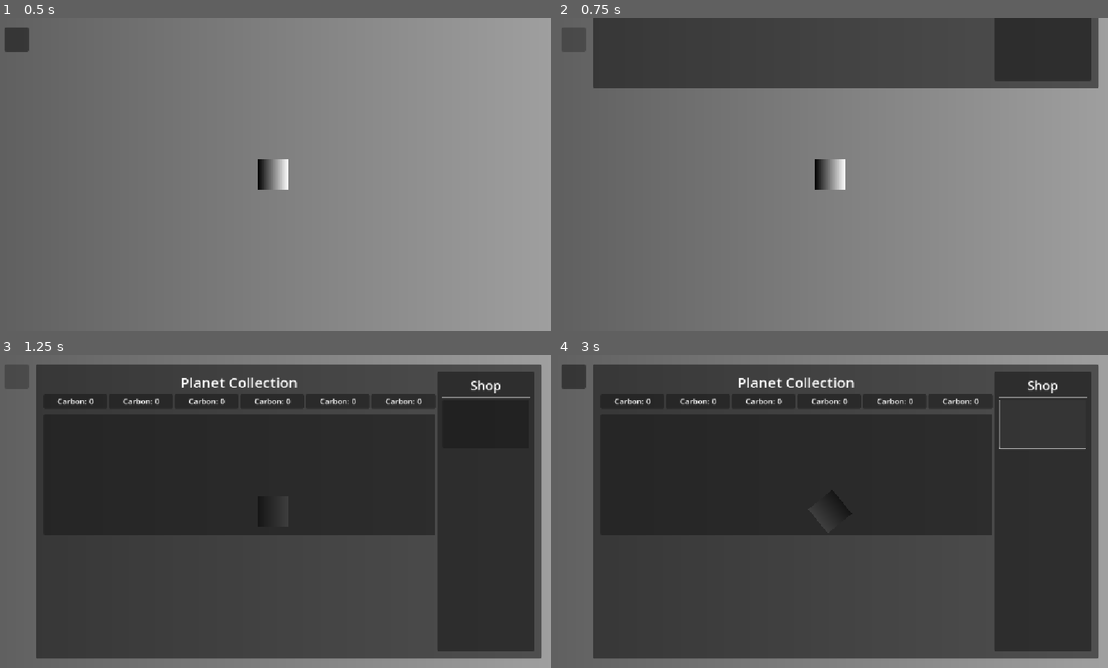
Above: before the commit, frames 1-4 (two rows, left to right).
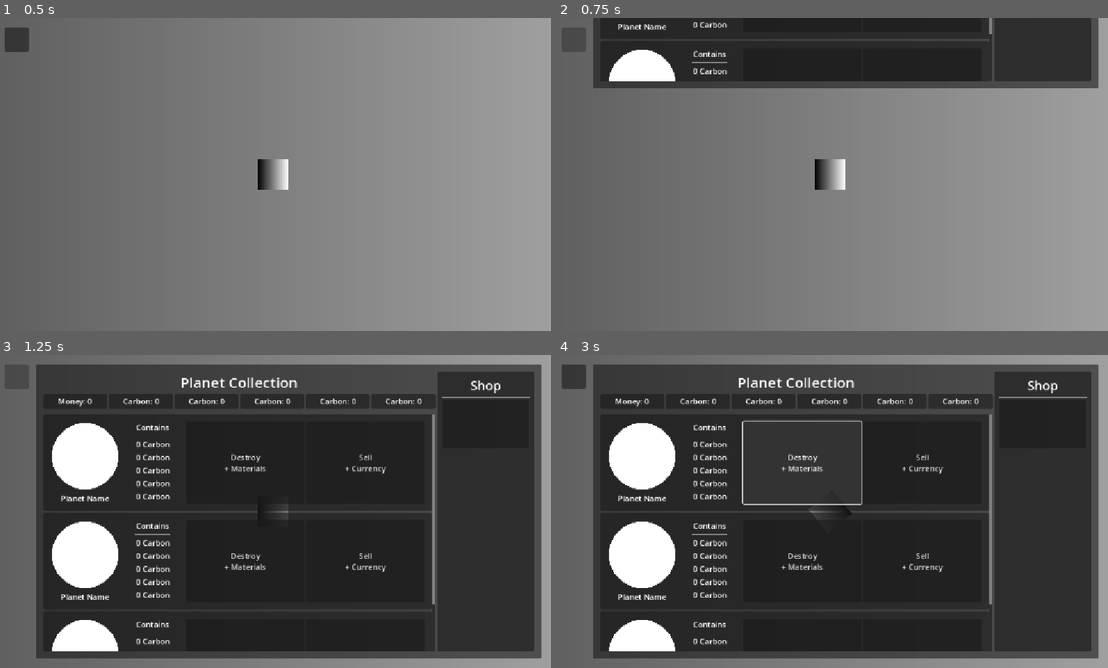
Above: after the commit, the same moments.

Repository: appellatebaton0/siege-7
Game: Godot game, scene res://scenes/main.tscn
Same seed, same stepped clock (60 frames per second), same inputs: the game is played once before the commit and once after it.
Inputs (mouse positions are in pixels of both pictures, inside the frame that each line leads up to; where the layout moved, square brackets give the same spot in the first picture):
- Up to frame 1 (0.5 s): no input
- Up to frame 2 (0.75 s): click (573, 39) at 0.5 s
- Up to frame 3 (1.25 s): no input
- Up to frame 4 (3 s): tap Enter at 1.25 s; hold Right (Right) 1.28-2 s; tap Space (Boost) at 1.35 s; click (1041, 423) at 2.02 s; click (804, 461) [1041, 423] at 2.75 s

Frame 1 is identical in both runs. In frame 2, 9.4% of the frame differs, in the area x 9-79%, y 0-21%; in frame 3, 22%; in frame 4, 23%, in the area x 9-96%, y 13-95%.

Commit message:
v0.6 - Planet Data
Added a resource to store the worth and elemental contents of a planet.

Diff:
--- a/scenes/main.tscn
+++ b/scenes/main.tscn
@@ -1,9 +1,10 @@
-[gd_scene load_steps=17 format=3 uid="uid://cxeqhh6h3y3x4"]
+[gd_scene load_steps=18 format=3 uid="uid://cxeqhh6h3y3x4"]
 
 [ext_resource type="Script" uid="uid://dt4w43fklbmmx" path="res://scripts/player.gd" id="1_o5qli"]
 [ext_resource type="Script" uid="uid://cls3yti8p1cky" path="res://scripts/camera.gd" id="2_0wfyh"]
 [ext_resource type="Script" uid="uid://cbcfhipgni0wp" path="res://scripts/planet.gd" id="2_sugp2"]
 [ext_resource type="Script" uid="uid://b3fnuhhpqy63i" path="res://scripts/menu_button.gd" id="4_jyhfs"]
+[ext_resource type="PackedScene" uid="uid://bpc6htgewgatx" path="res://scenes/planet_entry.tscn" id="5_tbgi4"]
 
 [sub_resource type="Gradient" id="Gradient_sugp2"]
 
@@ -264,15 +265,6 @@
 layout_mode = 2
 size_flags_vertical = 0
 
-[node name="PanelContainer" type="PanelContainer" parent="CanvasLayer/UI/HUD/HBoxContainer/Control/Panel/MarginContainer/HBoxContainer/Planets/ElementContainer"]
-layout_mode = 2
-size_flags_horizontal = 3
-
-[node name="Label" type="Label" parent="CanvasLayer/UI/HUD/HBoxContainer/Control/Panel/MarginContainer/HBoxContainer/Planets/ElementContainer/PanelContainer"]
-layout_mode = 2
-size_flags_horizontal = 4
-text = "Carbon: 0"
-
 [node name="PanelContainer2" type="PanelContainer" parent="CanvasLayer/UI/HUD/HBoxContainer/Control/Panel/MarginContainer/HBoxContainer/Planets/ElementContainer"]
 layout_mode = 2
 size_flags_horizontal = 3
@@ -280,6 +272,15 @@
 [node name="Label" type="Label" parent="CanvasLayer/UI/HUD/HBoxContainer/Control/Panel/MarginContainer/HBoxContainer/Planets/ElementContainer/PanelContainer2"]
 layout_mode = 2
 size_flags_horizontal = 4
+text = "Money: 0"
+
+[node name="PanelContainer7" type="PanelContainer" parent="CanvasLayer/UI/HUD/HBoxContainer/Control/Panel/MarginContainer/HBoxContainer/Planets/ElementContainer"]
+layout_mode = 2
+size_flags_horizontal = 3
+
+[node name="Label" type="Label" parent="CanvasLayer/UI/HUD/HBoxContainer/Control/Panel/MarginContainer/HBoxContainer/Planets/ElementContainer/PanelContainer7"]
+layout_mode = 2
+size_flags_horizontal = 4
 text = "Carbon: 0"
 
 [node name="PanelContainer3" type="PanelContainer" parent="CanvasLayer/UI/HUD/HBoxContainer/Control/Panel/MarginContainer/HBoxContainer/Planets/ElementContainer"]
@@ -330,10 +331,18 @@
 size_flags_horizontal = 3
 size_flags_vertical = 3
 
-[node name="Panel" type="PanelContainer" parent="CanvasLayer/UI/HUD/HBoxContainer/Control/Panel/MarginContainer/HBoxContainer/Planets/ScrollContainer/PlanetContainer"]
-custom_minimum_size = Vector2(0, 250)
-layout_mode = 2
-size_flags_vertical = 2
+[node name="Panel" parent="CanvasLayer/UI/HUD/HBoxContainer/Control/Panel/MarginContainer/HBoxContainer/Planets/ScrollContainer/PlanetContainer" instance=ExtResource("5_tbgi4")]
+layout_mode = 2
+
+[node name="Panel3" parent="CanvasLayer/UI/HUD/HBoxContainer/Control/Panel/MarginContainer/HBoxContainer/Planets/ScrollContainer/PlanetContainer" instance=ExtResource("5_tbgi4")]
+layout_mode = 2
+
+[node name="Panel2" parent="CanvasLayer/UI/HUD/HBoxContainer/Control/Panel/MarginContainer/HBoxContainer/Planets/ScrollContainer/PlanetContainer" instance=ExtResource("5_tbgi4")]
+layout_mode = 2
+
+[node name="Control" type="Control" parent="CanvasLayer/UI/HUD/HBoxContainer/Control/Panel/MarginContainer/HBoxContainer/Planets/ScrollContainer/PlanetContainer"]
+layout_mode = 2
+size_flags_vertical = 3
 
 [node name="Shop" type="PanelContainer" parent="CanvasLayer/UI/HUD/HBoxContainer/Control/Panel/MarginContainer/HBoxContainer"]
 custom_minimum_size = Vector2(200, 0)
--- a/scenes/planet_entry.tscn
+++ b/scenes/planet_entry.tscn
@@ -11,7 +11,7 @@
 fill_to = Vector2(-0.25, -0.14)
 
 [node name="Panel" type="PanelContainer"]
-custom_minimum_size = Vector2(813, 200)
+custom_minimum_size = Vector2(800, 200)
 size_flags_vertical = 2
 
 [node name="MarginContainer" type="MarginContainer" parent="."]
--- /dev/null
+++ b/scripts/planet_data.gd
@@ -0,0 +1,12 @@
+class_name PlanetData extends Resource
+
+@export var name := "Planet"
+
+@export var worth := 0
+
+@export_group("Elements")
+@export var hydrogen := 0
+@export var helium := 0
+@export var oxygen := 0
+@export var carbon := 0
+@export var neon := 0
--- /dev/null
+++ b/scripts/planet_entry.gd
@@ -0,0 +1,11 @@
+extends PanelContainer
+
+
+# Called when the node enters the scene tree for the first time.
+func _ready() -> void:
+	pass # Replace with function body.
+
+
+# Called every frame. 'delta' is the elapsed time since the previous frame.
+func _process(delta: float) -> void:
+	pass
Not shown, added: scripts/planet_data.gd.uid
Not shown, added: scripts/planet_entry.gd.uid
